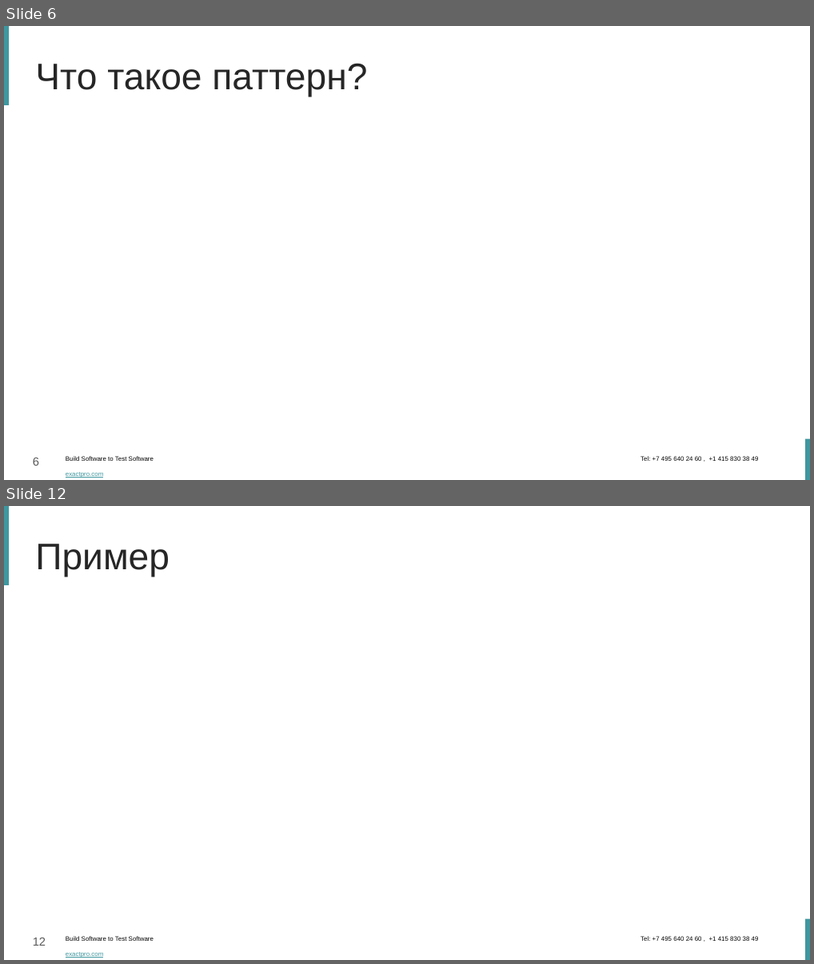
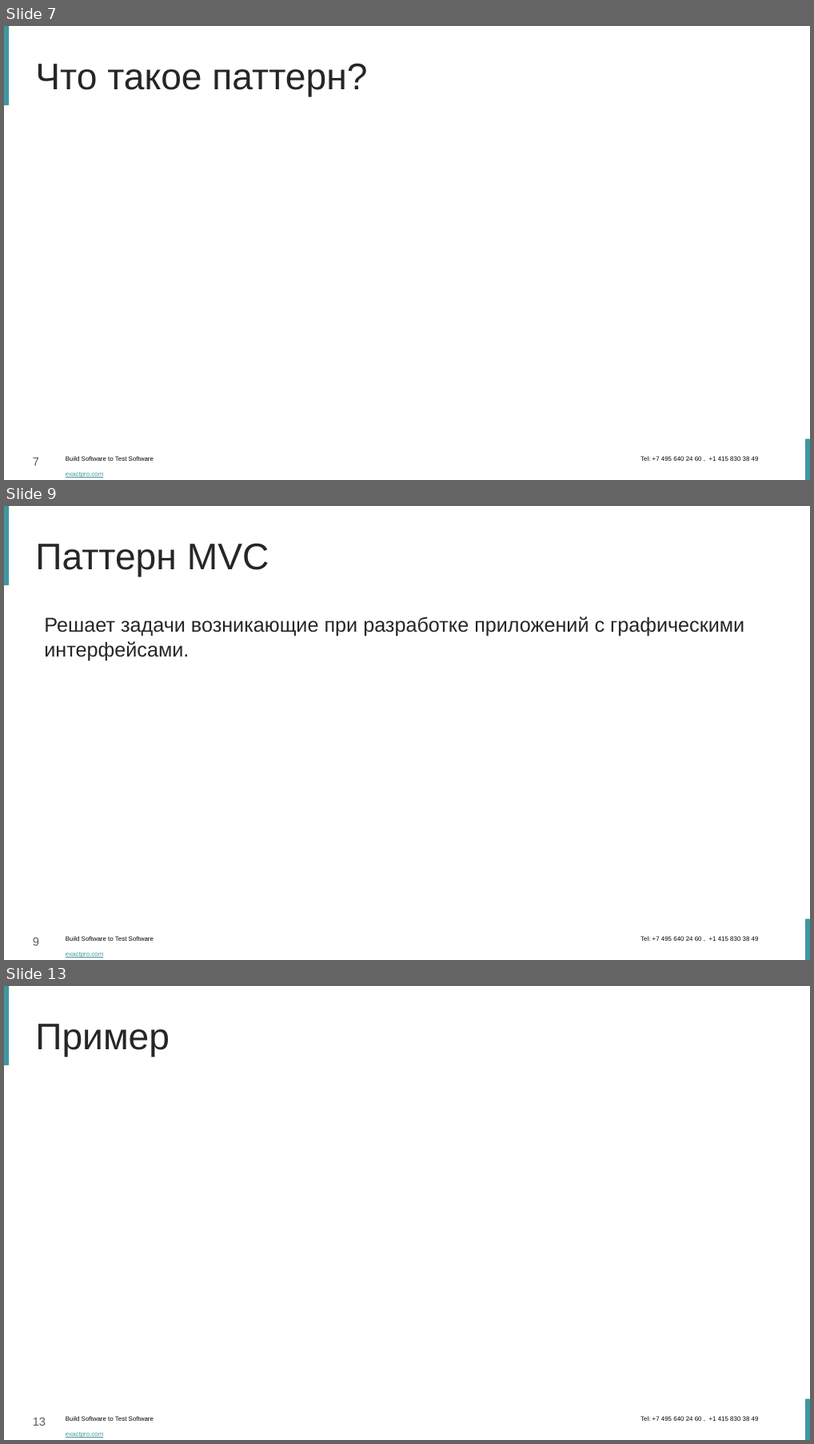
Before and after one commit to dzavodchikov/ChessMVC, a slide deck: Паттерн MVC.pptx. Shown one above the other, each under a label of ours: slides 6 and 12 before the commit, slides 7, 9 and 13 after it; the slides between them are not shown. The pictures are 814x964 and 814x1444 pixels, drawn with LibreOffice and Linux fonts; fonts in the diff are those of the drawing; background and template pictures are left out. Boxes give left, top, right and bottom in pixels: in the first picture for what was removed or moved away, otherwise in the second. Text is boxed around its words. In the diff, an @@ line names an element or a change of style, - is before the commit and + after.

```diff
--- a/Паттерн MVC.pptx
+++ b/Паттерн MVC.pptx
@@ slide 9 added at (4,506,810,960), background #FFFFFF; not listed: 4 template elements that a slide beside it also shows @@
@@ title added at (35,543,270,576), 44 pt, text #262626 @@
+Паттерн MVC
@@ text added at (44,616,745,660), 24 pt, text #262626 @@
+Решает задачи возникающие при разработке приложений с графическими
+интерфейсами.
@@ what was slide 6 is now slide 7 @@
@@ page number at (33,457,39,465): text changed @@
-6
+7
@@ what was slide 12 is now slide 13 @@
@@ page number at (33,1417,46,1425): text changed @@
-12
+13
```
Also in this commit, not shown: 7 slides changed, 4 other slides added, 3 slides removed.
